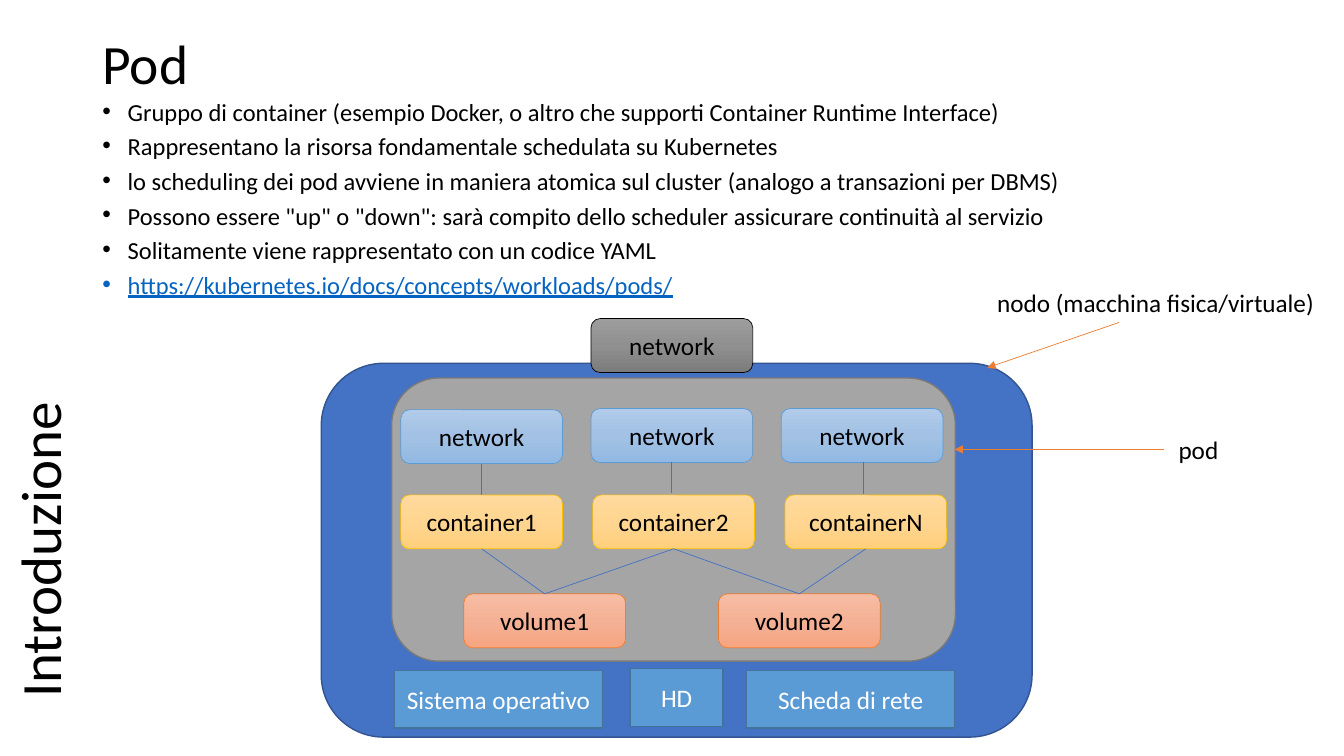
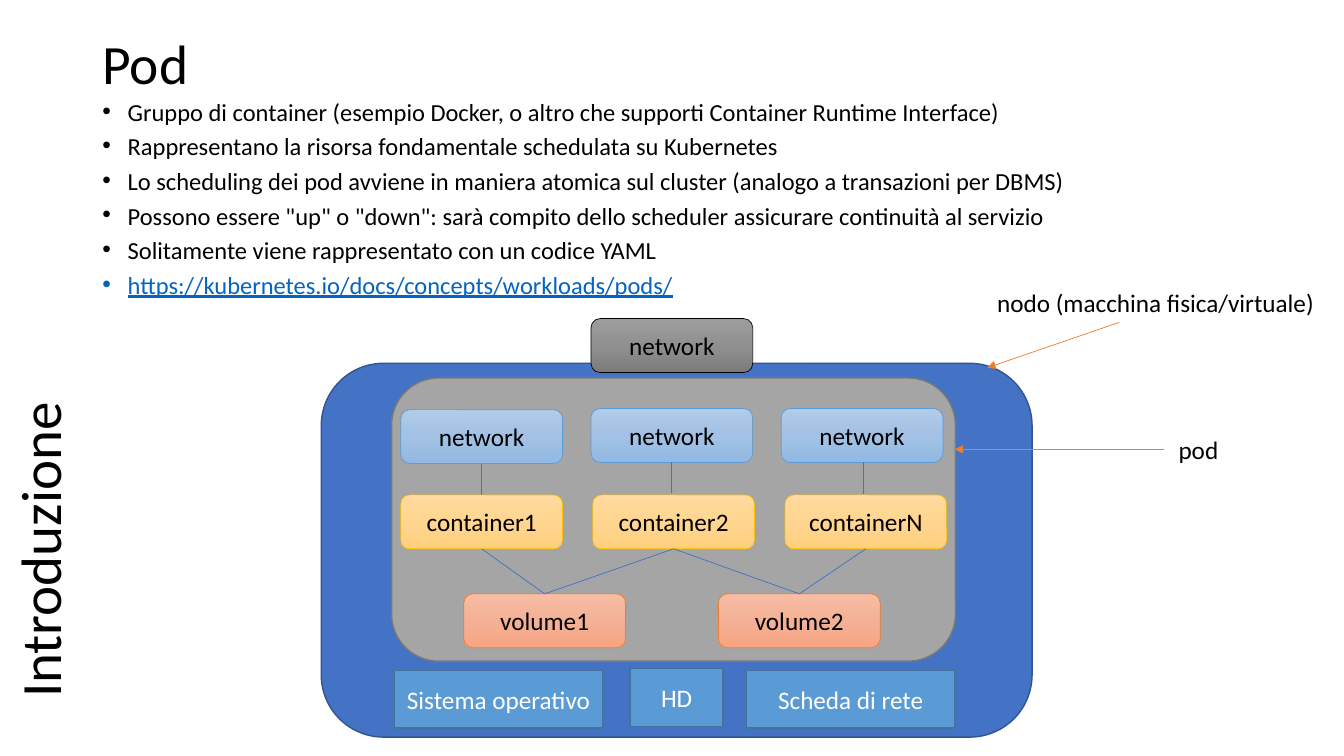
Before and after one commit to scastagnoli/academySisal, a slide deck: slide 6 of kubernetes.pptx. Drawn at 1344x756 pixels with LibreOffice and Linux fonts; fonts in the diff are those of the drawing. Boxes give left, top, right and bottom in pixels: in the first picture for what was removed or moved away, otherwise in the second. Text is boxed around its words. In the diff, an @@ line names an element or a change of style, - is before the commit and + after.

```diff
--- a/kubernetes.pptx
+++ b/kubernetes.pptx
@@ text at (128,172,1063,195): text changed @@
-• lo scheduling dei pod avviene in maniera atomica sul cluster (analogo a transazioni per DBMS)
+• Lo scheduling dei pod avviene in maniera atomica sul cluster (analogo a transazioni per DBMS)
```
Also in this commit, not shown: 8 other slides changed, 1 slide added.
